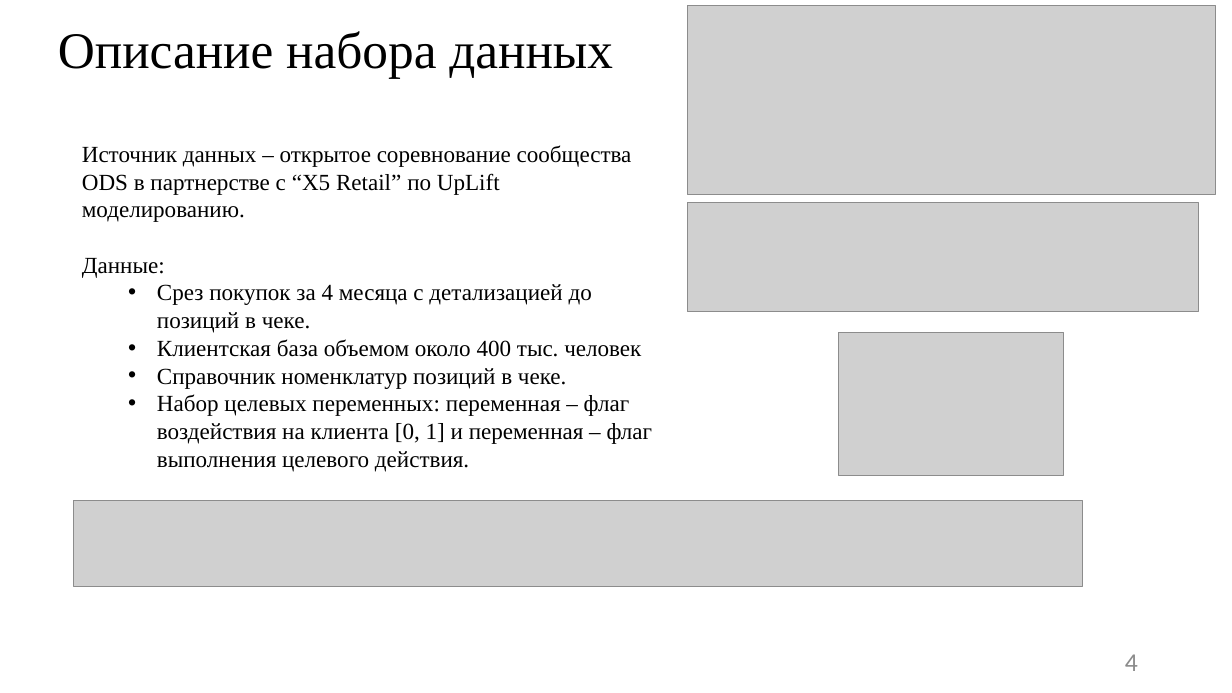
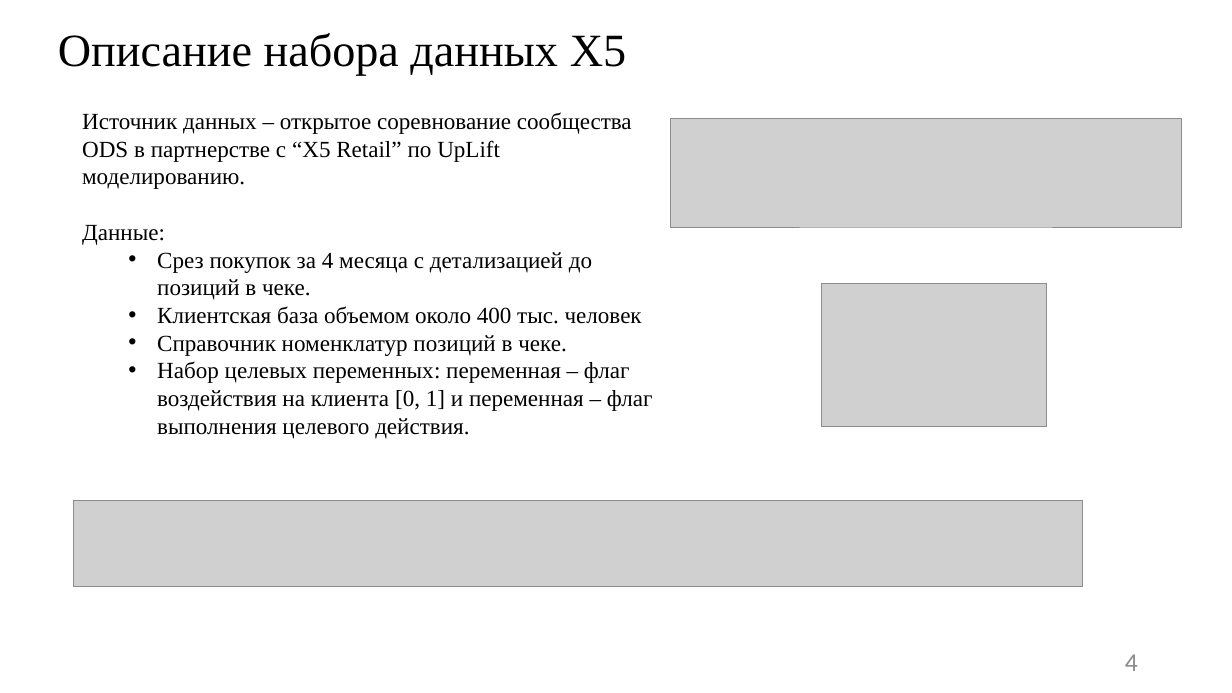
Before and after one commit to JacKira/MastersDegree, a slide deck: slide 4 of Отчет_4_сем/Презентация Фейзуллин 201.pptx. Drawn at 1232x693 pixels with LibreOffice and Linux fonts; fonts in the diff are those of the drawing; grey boxes stand for pictures. Boxes give left, top, right and bottom in pixels: in the first picture for what was removed or moved away, otherwise in the second. Text is boxed around its words. In the diff, an @@ line names an element or a change of style, - is before the commit and + after.

```diff
--- a/Отчет_4_сем/Презентация Фейзуллин 201.pptx
+++ b/Отчет_4_сем/Презентация Фейзуллин 201.pptx
@@ picture removed at bbox=[688, 6, 1216, 194] @@
@@ title at bbox=[58, 33, 626, 75]: text changed; size 40 to 36 pt @@
-Описание набора данных
+Описание набора данных X5
@@ text "Источник данных – открытое соревнование ...": place and size @@
-text "Источник данных – открытое соревнование ..." at bbox=[82, 145, 653, 472]
+text "Источник данных – открытое соревнование ..." at bbox=[82, 112, 653, 439]
@@ picture: place and size @@
-picture at bbox=[688, 203, 1199, 312]
+picture at bbox=[670, 118, 1181, 227]
@@ picture: place and size @@
-picture at bbox=[839, 332, 1064, 475]
+picture at bbox=[822, 284, 1046, 427]
```
Also in this commit, not shown: 4 other slides changed, 3 slides added, 1 slide removed, 3 other files.
